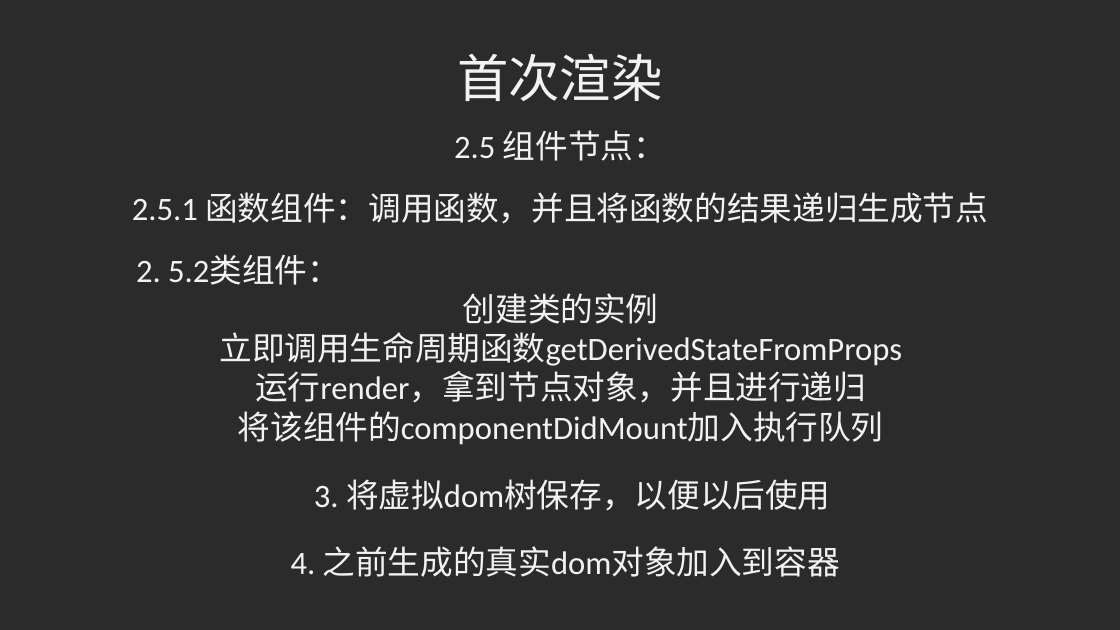
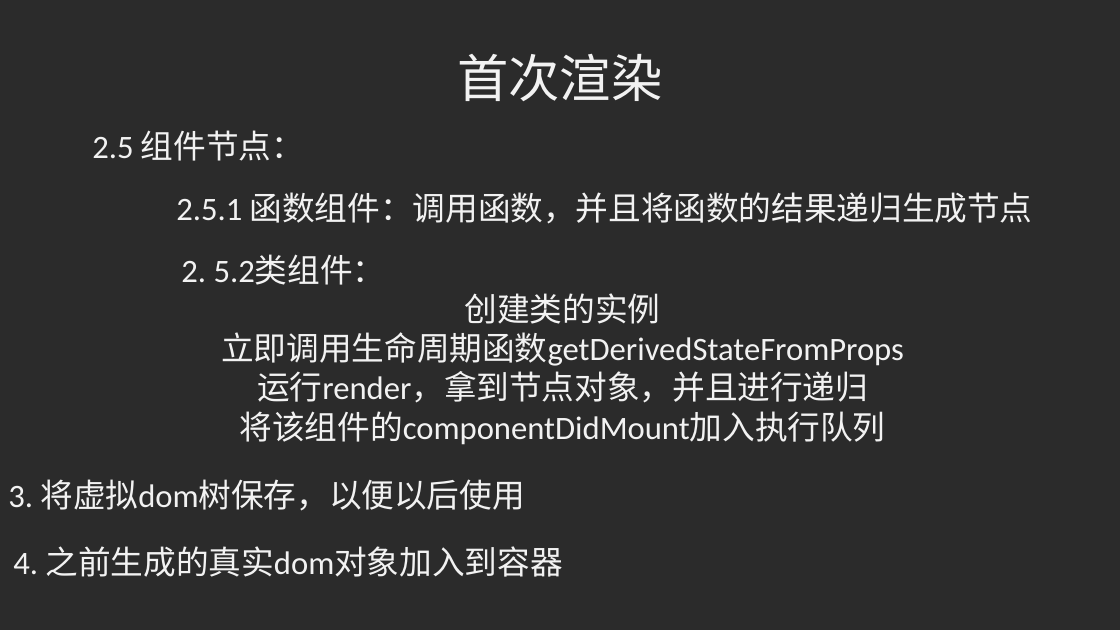
Before and after one commit to LKazusa/Learn, a slide deck: slide 7 of render.pptx. Drawn at 1120x630 pixels with LibreOffice and Linux fonts; fonts in the diff are those of the drawing; background and template pictures are left out; a plain dark background stands for a picture behind light text. Boxes give left, top, right and bottom in pixels: in the first picture for what was removed or moved away, otherwise in the second. Text is boxed around its words. In the diff, an @@ line names an element or a change of style, - is before the commit and + after.

```diff
--- a/render.pptx
+++ b/render.pptx
@@ text "2. 5.2类组件：" rewrapped from (x1=136, y1=255, x2=902, y2=445) to (x1=181, y1=255, x2=904, y2=445) @@
@@ alignment centre to left in 4 elements at (x1=92, y1=130, x2=304, y2=161), (x1=176, y1=192, x2=1033, y2=224), (x1=13, y1=546, x2=563, y2=577), (x1=8, y1=479, x2=524, y2=511) @@
@@ text "3. 将虚拟dom树保存，以便以后使用" moved from (x1=314, y1=479, x2=830, y2=511) to (x1=8, y1=479, x2=524, y2=511) @@
```
Also in this commit, not shown: 6 other slides changed.
